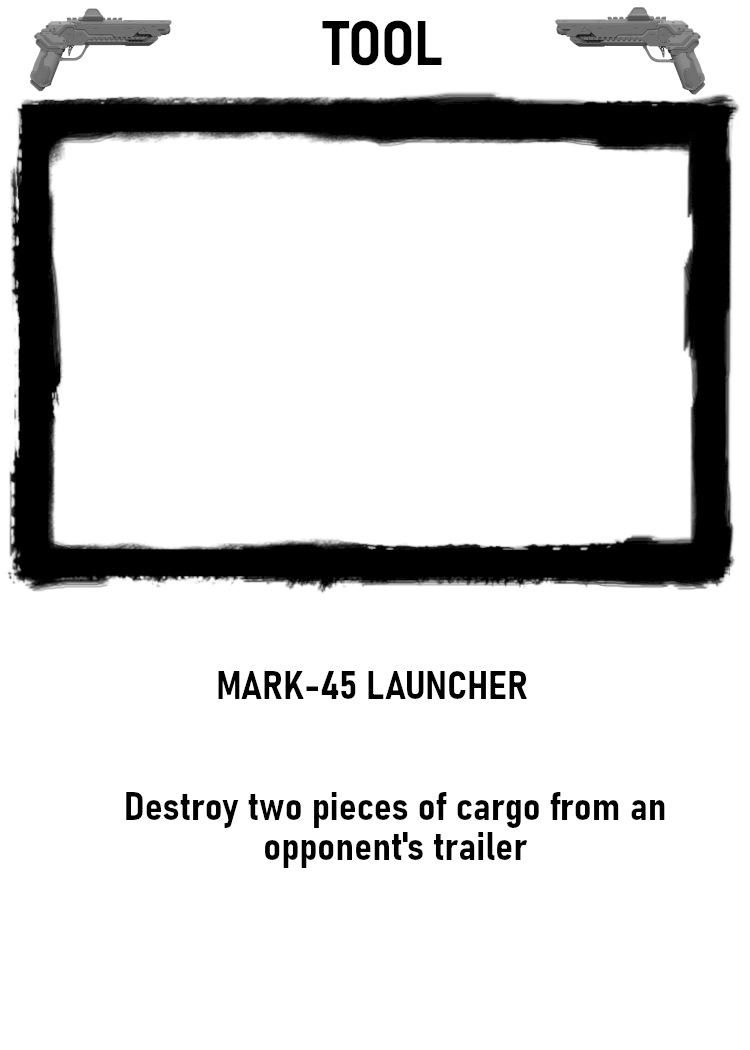
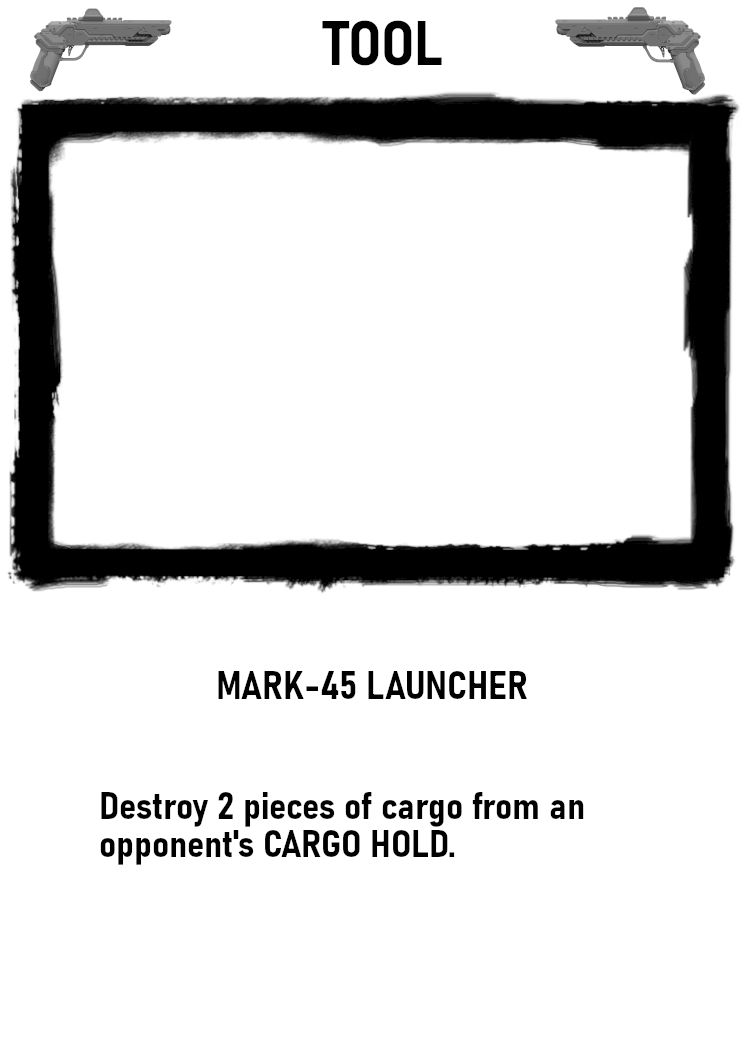
Layer changes from the first (750, 1050) image to the second:
painted on "Background" over [100, 792, 665, 869]
